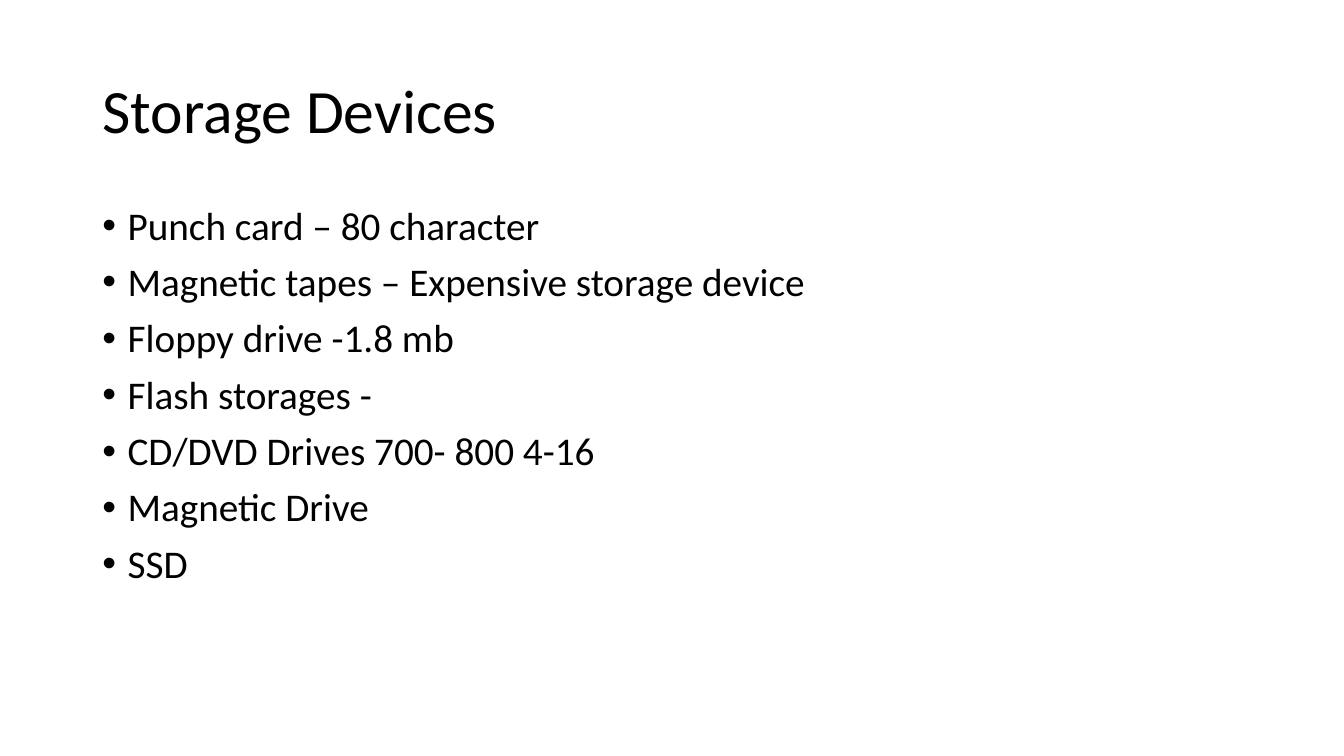
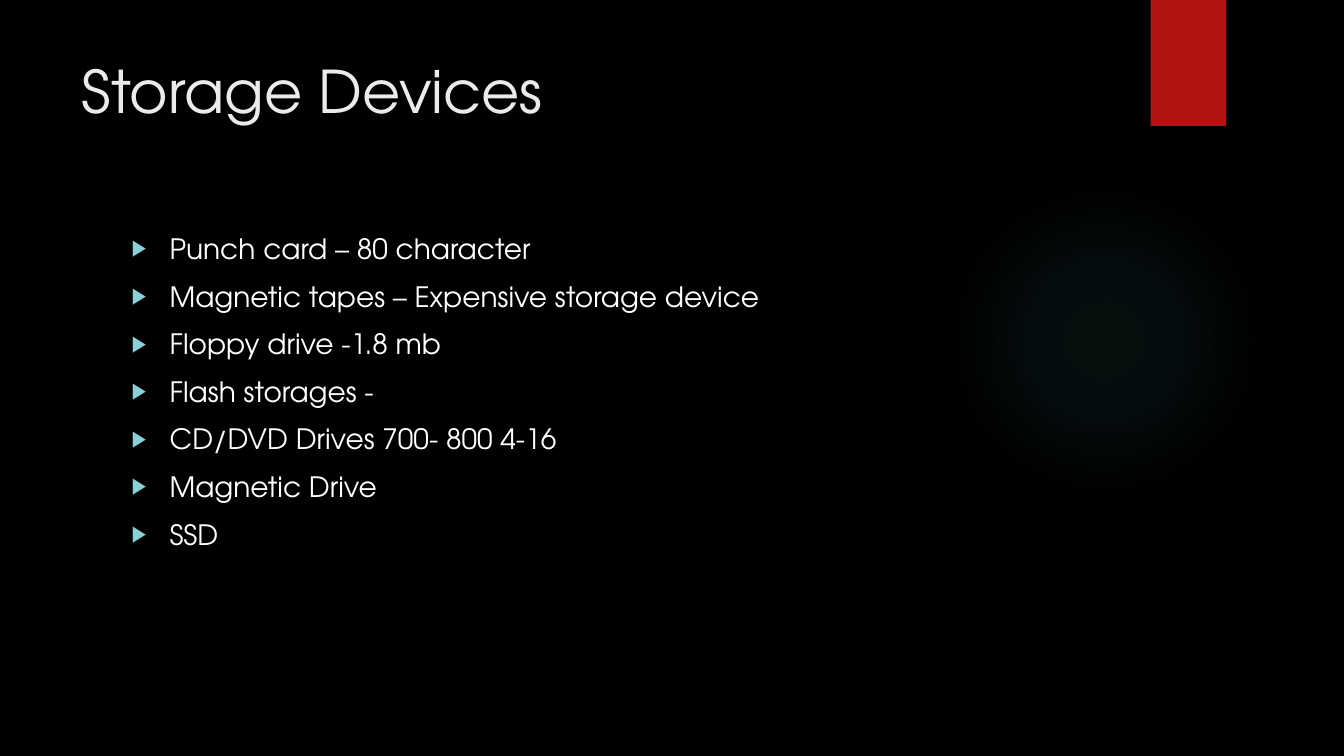
Before and after one commit to karthick1808/hadoopfundamentals, a slide deck: slide 4 of New Microsoft PowerPoint Presentation.pptx. Drawn at 1344x756 pixels with LibreOffice and Linux fonts; fonts in the diff are those of the drawing; background and template pictures are left out. Boxes give left, top, right and bottom in pixels: in the first picture for what was removed or moved away, otherwise in the second. Text is boxed around its words. In the diff, an @@ line names an element or a change of style, - is before the commit and + after.

```diff
--- a/New Microsoft PowerPoint Presentation.pptx
+++ b/New Microsoft PowerPoint Presentation.pptx
@@ background #FFFFFF to picture (left out) @@
@@ rectangle added at <box>1150,0,1226,126</box>, fill #B01513 @@
@@ title "Storage Devices": place and size @@
-title "Storage Devices" at <box>102,90,497,144</box>
+title "Storage Devices" at <box>81,68,543,126</box>
@@ title "Storage Devices" at <box>81,68,543,126</box>: size 44 to 42 pt, font Calibri to TeX Gyre Adventor, text colour #000000 to #EBEBEB; line spacing 0.9 to 1; vertical alignment middle to top @@
@@ ellipse added at <box>949,185,1259,495</box>, fill gradient #50B9C1 @@
@@ text "Punch card – 80 character": place and size @@
-text "Punch card – 80 character" at <box>128,212,805,579</box>
+text "Punch card – 80 character" at <box>170,238,759,546</box>
@@ text "Punch card – 80 character" at <box>170,238,759,546</box>: size 28 to 20 pt, font Calibri to TeX Gyre Adventor, text colour #000000 to #FFFFFF; bullet • to ▶; line spacing 0.9 to 1 @@
```
Also in this commit, not shown: 2 other slides changed, 4 slides added, 1 slide removed.
